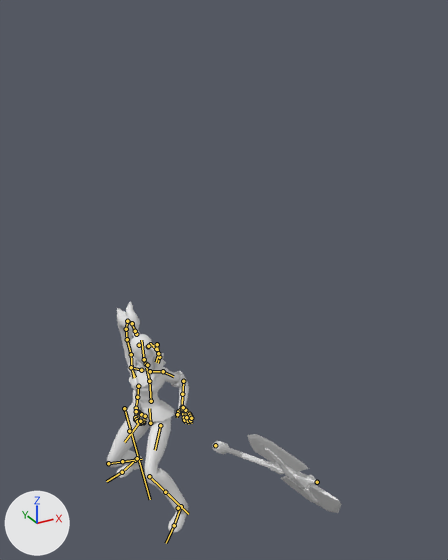
An edit to the FBX model Assets/ART/Animation/Hyppolite/Combat/Weapons/AmazonAxe/Ultimate/Hyppolite_Axe_Ultimate01.fbx, drawn before and after from the same camera.
Both versions are drawn from a 50 mm lens placed at (-1.79, -4.73, 4.56), pointed at (0.56, -0.47, 2.43). Every picture has the same lights, and +X, +Y and +Z are marked at lower left. Both versions are drawn at frame 9 of the action 'Hyppolite_Axe_Ultimate01'; the numbers are the values there. The bones that bend it are drawn over the model as lines.

The first picture shows 'Hippo', 'LabrysAxe'.
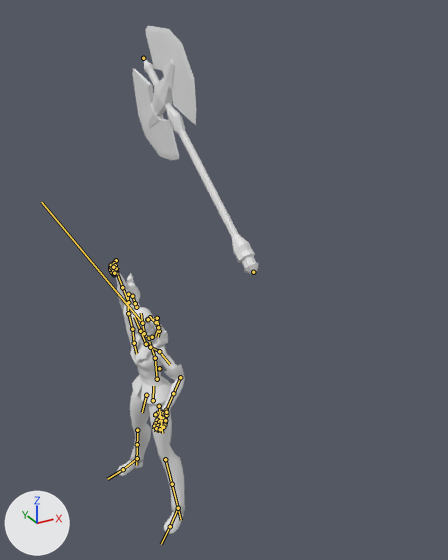
What differs and where, as boxes (x1, y1, x2, y2) in the pictures (448 x 560 px):
```json
{"object": "Hippo", "change": "posed", "before": [107, 301, 193, 533], "after": [110, 260, 185, 534], "on screen": "13% narrower, 18% taller"}
{"object": "LabrysAxe", "change": "posed", "before": [212, 434, 342, 513], "after": [132, 26, 258, 274], "on screen": "211% taller"}
{"bone": "root.x", "before": "(150, 423) to (149, 408)", "after": "(153, 400) to (153, 386)"}
{"bone": "spine_01.x", "before": "(151, 401) to (149, 381)", "after": "(157, 379) to (155, 358)"}
{"bone": "spine_02.x", "before": "(149, 381) to (146, 367)", "after": "(155, 358) to (149, 342)"}
{"bone": "neck.x", "before": "(146, 364) to (144, 360)", "after": "(149, 338) to (144, 334)"}
{"bone": "head.x", "before": "(144, 359) to (141, 340)", "after": "(144, 333) to (141, 313)"}
{"bone": "shoulder.r", "before": "(141, 370) to (131, 367)", "after": "(146, 344) to (140, 331)"}
{"bone": "arm_stretch.r", "before": "(131, 367) to (135, 377)", "after": "(140, 331) to (134, 317)"}
{"bone": "forearm_stretch.r", "before": "(138, 386) to (137, 402)", "after": "(128, 302) to (119, 279)"}
{"bone": "hand.r", "before": "(136, 408) to (137, 413)", "after": "(116, 272) to (114, 270)"}
{"bone": "shoulder.l", "before": "(150, 371) to (163, 371)", "after": "(150, 347) to (159, 351)"}
{"bone": "arm_stretch.l", "before": "(163, 371) to (173, 376)", "after": "(159, 351) to (170, 364)"}
{"bone": "forearm_stretch.l", "before": "(183, 381) to (182, 400)", "after": "(180, 377) to (170, 401)"}
{"bone": "hand.l", "before": "(182, 407) to (183, 411)", "after": "(166, 410) to (163, 415)"}
{"bone": "thigh_stretch.l", "before": "(160, 425) to (155, 450)", "after": "(159, 406) to (162, 433)"}
{"bone": "leg_stretch.l", "before": "(149, 476) to (173, 499)", "after": "(165, 459) to (175, 496)"}
{"bone": "foot.l", "before": "(181, 506) to (174, 525)", "after": "(178, 508) to (170, 526)"}
{"bone": "thigh_stretch.r", "before": "(140, 421) to (124, 442)", "after": "(146, 395) to (142, 412)"}
{"bone": "leg_stretch.r", "before": "(108, 463) to (129, 461)", "after": "(137, 430) to (137, 451)"}
{"bone": "foot.r", "before": "(135, 460) to (122, 472)", "after": "(137, 458) to (123, 469)"}
```

Edits to the scene script, one JSON object a line:
```json
{"block": "bone_root_x", "where": "bone_root_x = bpy.data.objects['root'].pose.bones['root.x']"}
{"op": "set", "path": "bone_root_x.location", "old": "(2.6, -36.7, -8.0)", "new": "(2.6, -3.9, 1.8)"}
{"op": "set", "path": "bone_root_x.rotation_quaternion", "old": "(0.873, -0.094, -0.478, 0.023)", "new": "(0.745, -0.057, -0.664, -0.033)", "note": "degrees (-19, -56, 13) -> degrees (-20, -83, 12)"}
{"block": "bone_spine_01_x", "where": "bone_spine_01_x = bpy.data.objects['root'].pose.bones['spine_01.x']  # child of 'root.x'"}
{"op": "set", "path": "bone_spine_01_x.rotation_quaternion", "old": "(0.995, 0.084, 0.026, -0.05)", "new": "(0.995, 0.096, -0.003, 0.016)", "note": "degrees (9, 3, -5) -> degrees (11, -1, 2)"}
{"block": "bone_spine_02_x", "where": "bone_spine_02_x = bpy.data.objects['root'].pose.bones['spine_02.x']  # child of 'spine_01.x'"}
{"op": "set", "path": "bone_spine_02_x.rotation_quaternion", "old": "(0.994, 0.1, 0.033, -0.012)", "new": "(0.996, 0.088, 0.002, 0.011)", "note": "degrees (11, 4, -1) -> degrees (10, 0, 1)"}
{"block": "bone_neck_x", "where": "bone_neck_x = bpy.data.objects['root'].pose.bones['neck.x']  # child of 'spine_02.x'"}
{"op": "set", "path": "bone_neck_x.rotation_quaternion", "old": "(0.985, -0.112, 0.119, -0.063)", "new": "(0.973, -0.056, 0.183, -0.129)", "note": "degrees (-14, 13, -9) -> degrees (-10, 20, -17)"}
{"block": "bone_head_x", "where": "bone_head_x = bpy.data.objects['root'].pose.bones['head.x']  # child of 'neck.x'"}
{"op": "set", "path": "bone_head_x.rotation_quaternion", "old": "(0.941, 0.066, 0.332, -0.012)", "new": "(0.874, 0.069, 0.476, -0.069)", "note": "degrees (9, 39, 2) -> degrees (6, 57, -6)"}
{"block": "bone_shoulder_r", "where": "bone_shoulder_r = bpy.data.objects['root'].pose.bones['shoulder.r']  # child of 'spine_02.x'"}
{"op": "set", "path": "bone_shoulder_r.rotation_quaternion", "old": "(0.994, -0.061, 0.036, 0.079)", "new": "(0.87, 0.443, 0.2, 0.081)", "note": "degrees (-7, 5, 9) -> degrees (57, 16, 19)"}
{"block": "bone_arm_stretch_r", "where": "bone_arm_stretch_r = bpy.data.objects['root'].pose.bones['arm_stretch.r']  # child of 'shoulder.r'"}
{"op": "set", "path": "bone_arm_stretch_r.rotation_quaternion", "old": "(0.914, -0.276, -0.27, -0.126)", "new": "(0.617, 0.42, 0.468, 0.474)", "note": "degrees (-32, -34, -6) -> degrees (78, 10, 83)"}
{"block": "bone_forearm_stretch_r", "where": "bone_forearm_stretch_r = bpy.data.objects['root'].pose.bones['forearm_stretch.r']  # child of 'arm_stretch.r'"}
{"op": "set", "path": "bone_forearm_stretch_r.rotation_quaternion", "old": "(0.763, 0.0, 0.0, 0.646)", "new": "(0.989, 0.0, 0.0, -0.147)", "note": "degrees (0, 0, 80) -> degrees (0, 0, -17)"}
{"block": "bone_hand_r", "where": "bone_hand_r = bpy.data.objects['root'].pose.bones['hand.r']  # child of 'forearm_stretch.r'"}
{"op": "set", "path": "bone_hand_r.rotation_quaternion", "old": "(0.855, -0.065, -0.022, -0.514)", "new": "(0.151, -0.346, 0.922, -0.087)", "note": "degrees (-5, -6, -62) -> degrees (16, 167, 43)"}
{"block": "bone_shoulder_l", "where": "bone_shoulder_l = bpy.data.objects['root'].pose.bones['shoulder.l']  # child of 'spine_02.x'"}
{"op": "set", "path": "bone_shoulder_l.rotation_quaternion", "old": "(0.998, 0.013, -0.059, -0.032)", "new": "(0.997, -0.042, -0.026, -0.066)", "note": "degrees (2, -7, -4) -> degrees (-5, -3, -7)"}
{"block": "bone_arm_stretch_l", "where": "bone_arm_stretch_l = bpy.data.objects['root'].pose.bones['arm_stretch.l']  # child of 'shoulder.l'"}
{"op": "set", "path": "bone_arm_stretch_l.rotation_quaternion", "old": "(0.939, -0.035, -0.002, 0.342)", "new": "(0.985, 0.002, 0.085, 0.152)", "note": "degrees (-4, 1, 40) -> degrees (2, 10, 18)"}
{"block": "bone_forearm_stretch_l", "where": "bone_forearm_stretch_l = bpy.data.objects['root'].pose.bones['forearm_stretch.l']  # child of 'arm_stretch.l'"}
{"op": "set", "path": "bone_forearm_stretch_l.rotation_quaternion", "old": "(0.747, 0.0, 0.0, -0.665)", "new": "(0.925, 0.0, 0.0, -0.38)", "note": "degrees (0, 0, -83) -> degrees (0, 0, -45)"}
{"block": "bone_hand_l", "where": "bone_hand_l = bpy.data.objects['root'].pose.bones['hand.l']  # child of 'forearm_stretch.l'"}
{"op": "set", "path": "bone_hand_l.rotation_quaternion", "old": "(0.95, 0.283, 0.026, 0.132)", "new": "(1.0, 0.004, -0.005, -0.003)", "note": "degrees (33, -2, 15) -> degrees (1, -1, 0)"}
{"block": "bone_thigh_stretch_l", "where": "bone_thigh_stretch_l = bpy.data.objects['root'].pose.bones['thigh_stretch.l']  # child of 'root.x'"}
{"op": "set", "path": "bone_thigh_stretch_l.rotation_quaternion", "old": "(0.894, 0.117, 0.045, -0.43)", "new": "(0.989, 0.103, -0.105, -0.004)", "note": "degrees (10, 10, -50) -> degrees (12, -12, -2)"}
{"block": "bone_leg_stretch_l", "where": "bone_leg_stretch_l = bpy.data.objects['root'].pose.bones['leg_stretch.l']  # child of 'thigh_stretch.l'"}
{"op": "set", "path": "bone_leg_stretch_l.rotation_quaternion", "old": "(0.789, 0.01, 0.0, 0.615)", "new": "(0.999, 0.001, 0.0, 0.037)", "note": "degrees (1, -1, 76) -> degrees (0, 0, 4)"}
{"block": "bone_foot_l", "where": "bone_foot_l = bpy.data.objects['root'].pose.bones['foot.l']  # child of 'leg_stretch.l'"}
{"op": "set", "path": "bone_foot_l.rotation_quaternion", "old": "(0.976, 0.102, -0.149, -0.125)", "new": "(0.985, -0.092, -0.133, 0.062)", "note": "degrees (14, -15, -17) -> degrees (-12, -15, 9)"}
{"block": "bone_thigh_stretch_r", "where": "bone_thigh_stretch_r = bpy.data.objects['root'].pose.bones['thigh_stretch.r']  # child of 'root.x'"}
{"op": "set", "path": "bone_thigh_stretch_r.rotation_quaternion", "old": "(0.939, 0.196, 0.011, 0.284)", "new": "(0.992, 0.126, -0.018, -0.008)", "note": "degrees (22, -5, 33) -> degrees (15, -2, -1)"}
{"block": "bone_leg_stretch_r", "where": "bone_leg_stretch_r = bpy.data.objects['root'].pose.bones['leg_stretch.r']  # child of 'thigh_stretch.r'"}
{"op": "set", "path": "bone_leg_stretch_r.rotation_quaternion", "old": "(0.689, 0.012, 0.0, -0.724)", "new": "(0.999, 0.001, 0.0, -0.054)", "note": "degrees (1, 1, -93) -> degrees (0, 0, -6)"}
{"block": "bone_foot_r", "where": "bone_foot_r = bpy.data.objects['root'].pose.bones['foot.r']  # child of 'leg_stretch.r'"}
{"op": "set", "path": "bone_foot_r.rotation_quaternion", "old": "(0.91, 0.367, 0.19, 0.047)", "new": "(0.992, -0.034, 0.12, 0.014)", "note": "degrees (46, 18, 14) -> degrees (-4, 14, 1)"}
```
